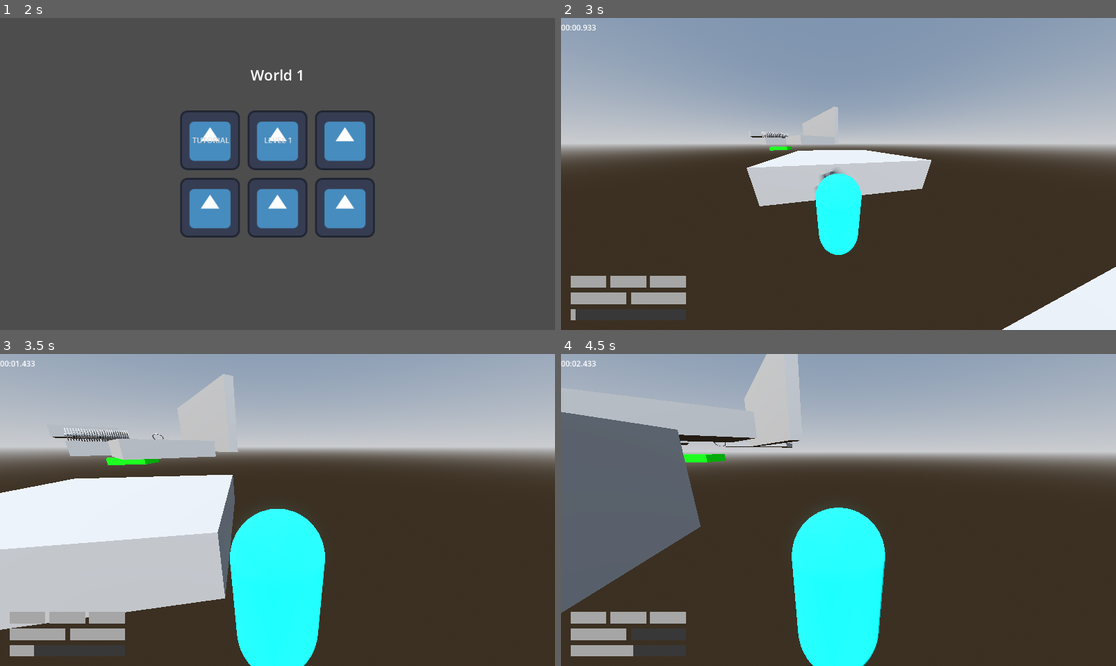
Above: before the commit, frames 1-4 (two rows, left to right).
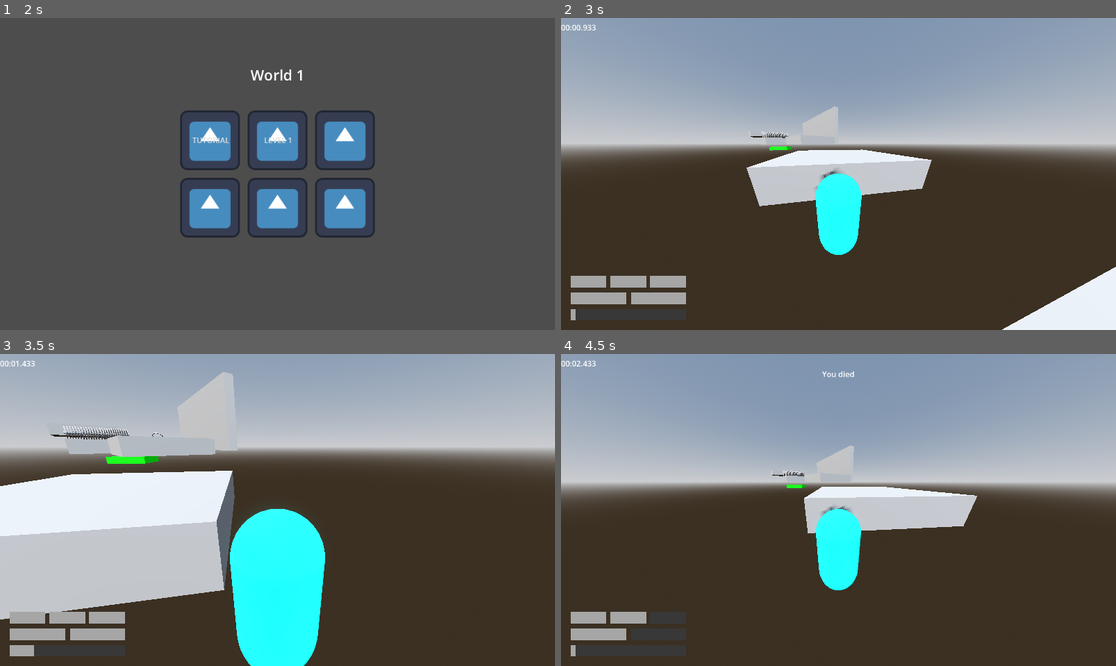
Above: after the commit, the same moments.

Repository: jpvds1/DDJD
Game: Godot game, scene res://scenes/game_controller.tscn
Same seed, same stepped clock (60 frames per second), same inputs: the game is played once before the commit and once after it. The engine's default icon, where the game draws it, is replaced by a stand-in: a white triangle on a blue panel in a dark square.
Inputs (mouse positions are in pixels of both pictures, inside the frame that each line leads up to):
- Up to frame 1 (2 s): click "Continue as Guest" at 0.5 s; click "Play" at 1.25 s
- Up to frame 2 (3 s): click "LEVEL 1" at 2 s; tap Enter at 2.75 s; move the mouse to (866, 174) at 2.77 s; hold W (move_forwards) from 2.78 s (still down); tap Q (dash) at 2.85 s
- Up to frame 3 (3.5 s): keep holding W (move_forwards); tap Space (jump) at 3.02 s
- Up to frame 4 (4.5 s): keep holding W (move_forwards); move the mouse to (810, 510) at 3.52 s; tap Shift (sprint) at 3.6 s; tap Space (jump) at 3.77 s; move the mouse to (849, 503) at 4.27 s; tap Q (dash) at 4.35 s

Frame 1 is identical in both runs. In frame 2, less than 0.1% of the frame differs, in the area x 33-98%, y 28-99%; in frame 3, 3.7%; in frame 4, 44%, in the area x 0-100%, y 0-100%.

Commit message:
feat: higher gravity

Diff:
--- a/platformer-game/scripts/player/stats_manager.gd
+++ b/platformer-game/scripts/player/stats_manager.gd
@@ -16,7 +16,7 @@
 var ground_brake_decel  := PlayerStat.new(55.0)
 var air_accel_mult      := PlayerStat.new(0.6)
 
-var gravity_modifier    := PlayerStat.new(1.5)
+var gravity_modifier    := PlayerStat.new(1.65)
 
 # ---------------------------------------------------------
 # Jump constants
